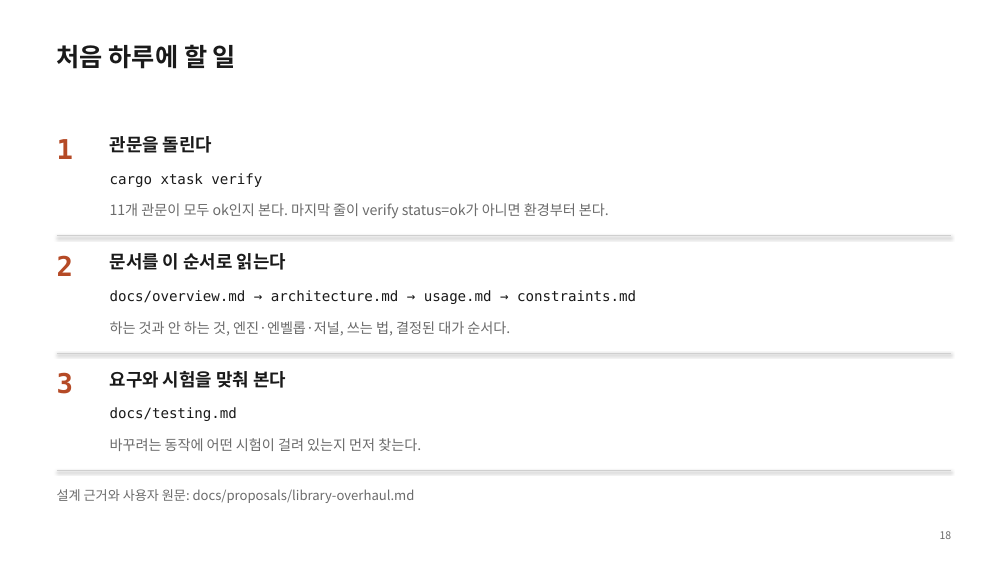
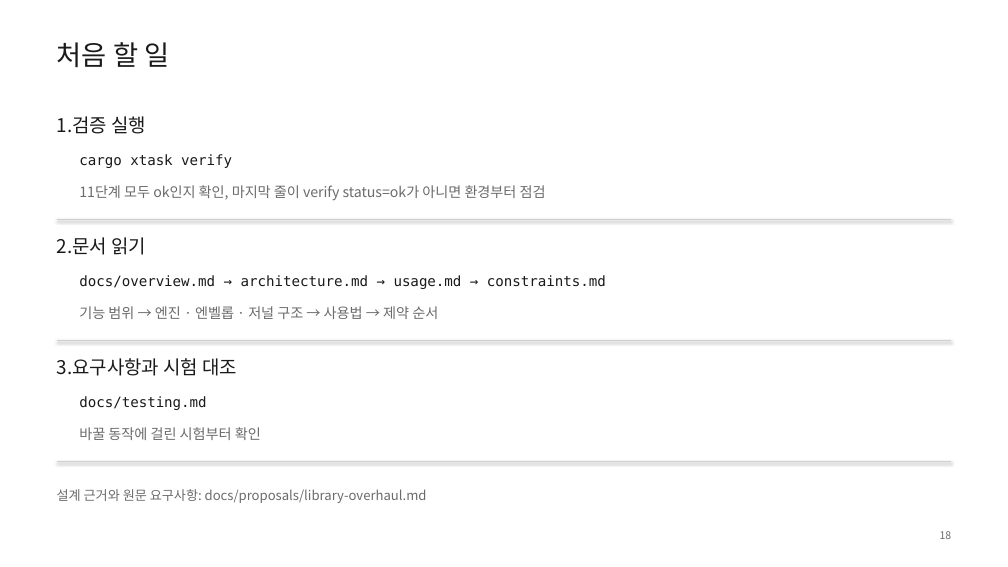
Before and after one commit to hikaMaeng/ruvent, a slide deck: slide 18 of docs/intro/ruvent-intro.pptx. Drawn at 1008x567 pixels with LibreOffice and Linux fonts; fonts in the diff are those of the drawing. Boxes give left, top, right and bottom in pixels: in the first picture for what was removed or moved away, otherwise in the second. Text is boxed around its words. In the diff, an @@ line names an element or a change of style, - is before the commit and + after.

```diff
--- a/docs/intro/ruvent-intro.pptx
+++ b/docs/intro/ruvent-intro.pptx
@@ text at [57, 42, 169, 67]: text changed; size 24 to 26 pt; bold off @@
-처음 하루에 할 일
+처음 할 일
@@ text at [57, 116, 146, 134]: text changed; size 26 to 18 pt; font DejaVu Sans Mono to Noto Sans CJK KR; text colour #B54A26 to #1A1A1A; bold off @@
-1
+1.검증 실행
@@ text removed at [110, 136, 212, 153] @@
-관문을 돌린다
@@ text "cargo xtask verify": place and size @@
-text "cargo xtask verify" at [110, 173, 262, 187]
+text "cargo xtask verify" at [79, 154, 232, 168]
@@ text at [79, 185, 546, 201]: text changed @@
-11개 관문이 모두 ok인지 본다. 마지막 줄이 verify status=ok가 아니면 환경부터 본다.
+11단계 모두 ok인지 확인, 마지막 줄이 verify status=ok가 아니면 환경부터 점검
@@ line moved from (57, 236) - (951, 236) to (57, 219) - (951, 219) @@
@@ text added at [57, 237, 146, 255], 18 pt, text #1A1A1A @@
+2.문서 읽기
@@ text removed at [57, 255, 73, 276] @@
-2
@@ text "docs/overview.md → architecture.md → usage.md ...": place and size @@
-text "docs/overview.md → architecture.md → usage.md ..." at [110, 290, 636, 304]
+text "docs/overview.md → architecture.md → usage.md ..." at [79, 275, 606, 289]
@@ text at [79, 306, 438, 319]: text changed; size 17 to 13.5 pt; text colour #1A1A1A to #6B6B6B; bold off @@
-문서를 이 순서로 읽는다
+기능 범위 → 엔진 · 엔벨롭 · 저널 구조 → 사용법 → 제약 순서
@@ line moved from (57, 353) - (951, 353) to (57, 340) - (951, 340) @@
@@ text at [57, 358, 238, 376]: text changed; size 13.5 to 18 pt; text colour #6B6B6B to #1A1A1A @@
-하는 것과 안 하는 것, 엔진·엔벨롭·저널, 쓰는 법, 결정된 대가 순서다.
+3.요구사항과 시험 대조
@@ text removed at [57, 372, 73, 394] @@
-3
@@ text removed at [110, 371, 286, 388] @@
-요구와 시험을 맞춰 본다
@@ text "docs/testing.md": place and size @@
-text "docs/testing.md" at [110, 407, 237, 421]
+text "docs/testing.md" at [79, 396, 206, 410]
@@ text at [79, 427, 261, 440]: text changed @@
-바꾸려는 동작에 어떤 시험이 걸려 있는지 먼저 찾는다.
+바꿀 동작에 걸린 시험부터 확인
@@ line moved from (57, 470) - (951, 470) to (57, 461) - (951, 461) @@
@@ text at [57, 489, 427, 503]: text changed @@
-설계 근거와 사용자 원문: docs/proposals/library-overhaul.md
+설계 근거와 원문 요구사항: docs/proposals/library-overhaul.md
```
Also in this commit, not shown: 17 other slides changed, 2 other files.
